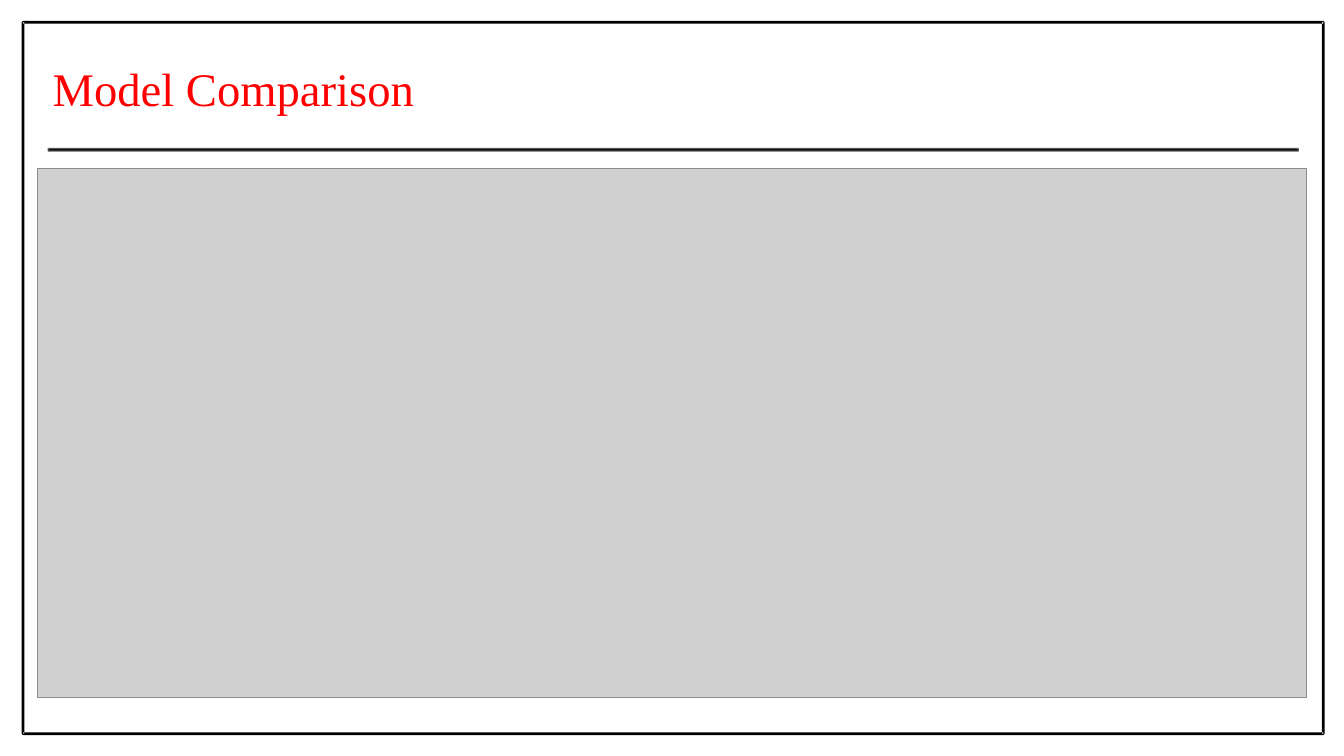
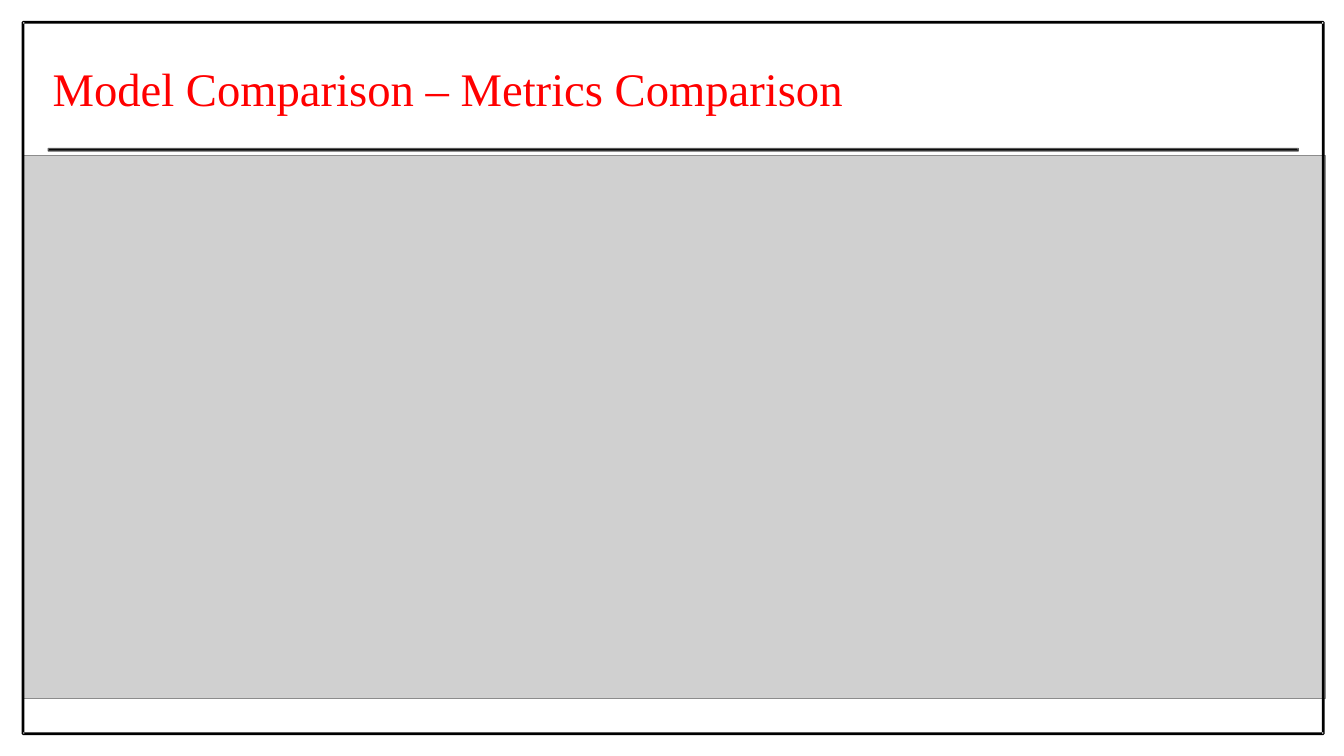
Before and after one commit to Prithiv-vijai/5g_MEC, a slide deck: slide 23 of Batch_4 IT-G2.pptx (slide 24 before the commit). Drawn at 1344x756 pixels with LibreOffice and Linux fonts; fonts in the diff are those of the drawing; grey boxes stand for pictures. Boxes give left, top, right and bottom in pixels: in the first picture for what was removed or moved away, otherwise in the second. Text is boxed around its words. In the diff, an @@ line names an element or a change of style, - is before the commit and + after.

```diff
--- a/Batch_4 IT-G2.pptx
+++ b/Batch_4 IT-G2.pptx
@@ text at (53, 73, 843, 116): text changed @@
-Model Comparison
+Model Comparison – Metrics Comparison
@@ picture: place and size @@
-picture at (38, 169, 1307, 698)
+picture at (22, 155, 1325, 698)
```
Also in this commit, not shown: 7 other slides changed, 1 slide removed, 2 other files.
